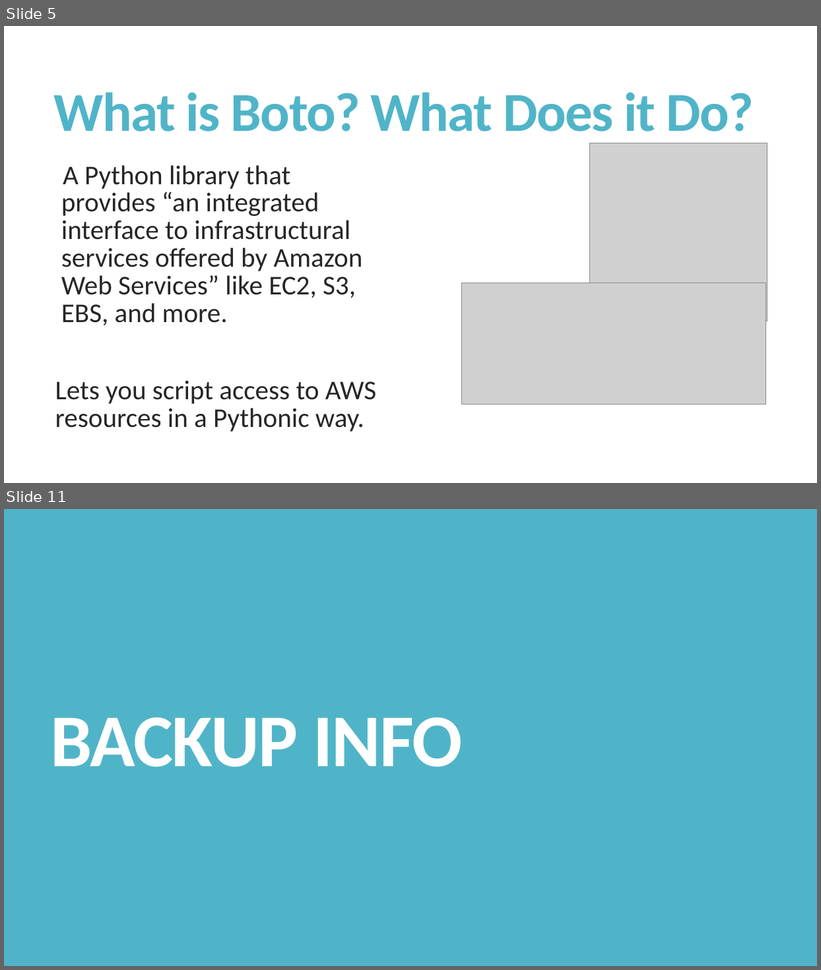
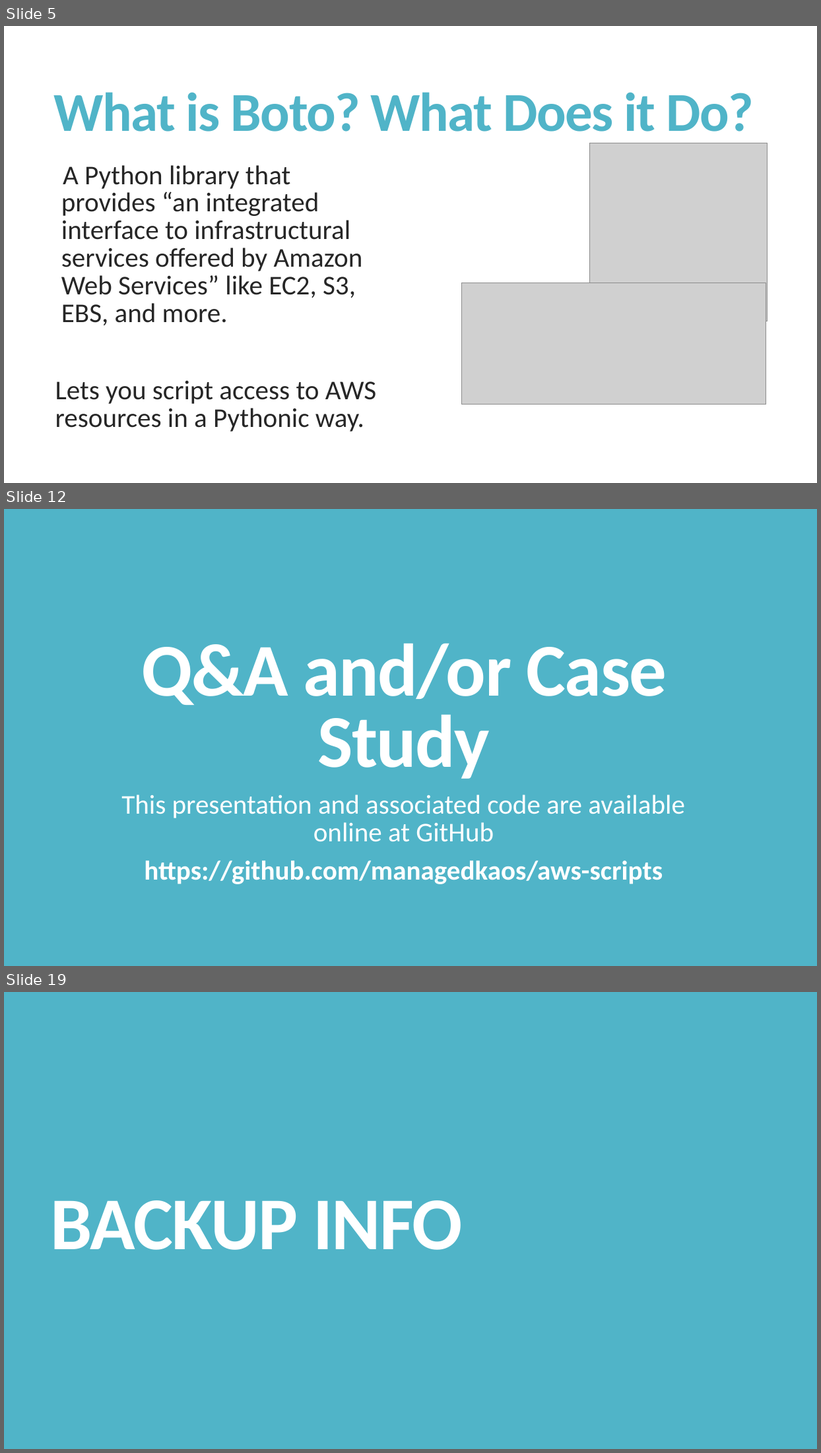
Before and after one commit to managedkaos/aws-scripts, a slide deck: Tips for Automating AWS with Python and Boto.pptx. Shown one above the other, each under a label of ours: slides 5 and 11 before the commit, slides 5, 12 and 19 after it; the slides between them are not shown. The pictures are 821x970 and 821x1453 pixels, drawn with LibreOffice and Linux fonts; fonts in the diff are those of the drawing; grey boxes stand for pictures. Boxes give left, top, right and bottom in pixels: in the first picture for what was removed or moved away, otherwise in the second. Text is boxed around its words. In the diff, an @@ line names an element or a change of style, - is before the commit and + after.

Commit message:
Added case study
Added the case study for creating a volume management script using boto.

```diff
--- a/Tips for Automating AWS with Python and Boto.pptx
+++ b/Tips for Automating AWS with Python and Boto.pptx
@@ slide 12 added at box(4, 509, 817, 966), background #50B4C8 @@
@@ title added at box(141, 644, 667, 779), 88 pt, text #FFFFFF, bold @@
+Q&A and/or Case Study
@@ subtitle added at box(121, 795, 685, 885), 32 pt, text #FFFFFF @@
+This presentation and associated code are available online at GitHub
+https://github.com/managedkaos/aws-scripts
@@ what was slide 11 is now slide 19 @@
```
Also in this commit, not shown: 2 slides changed, 14 other slides added, 6 slides removed.
